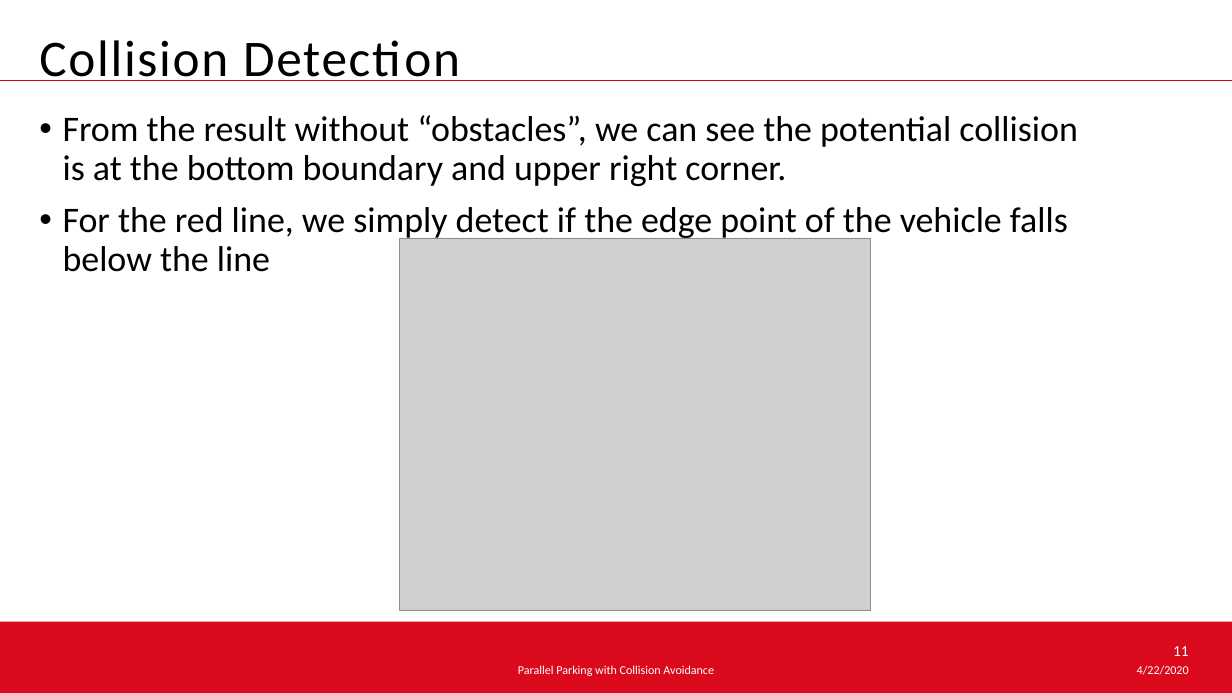
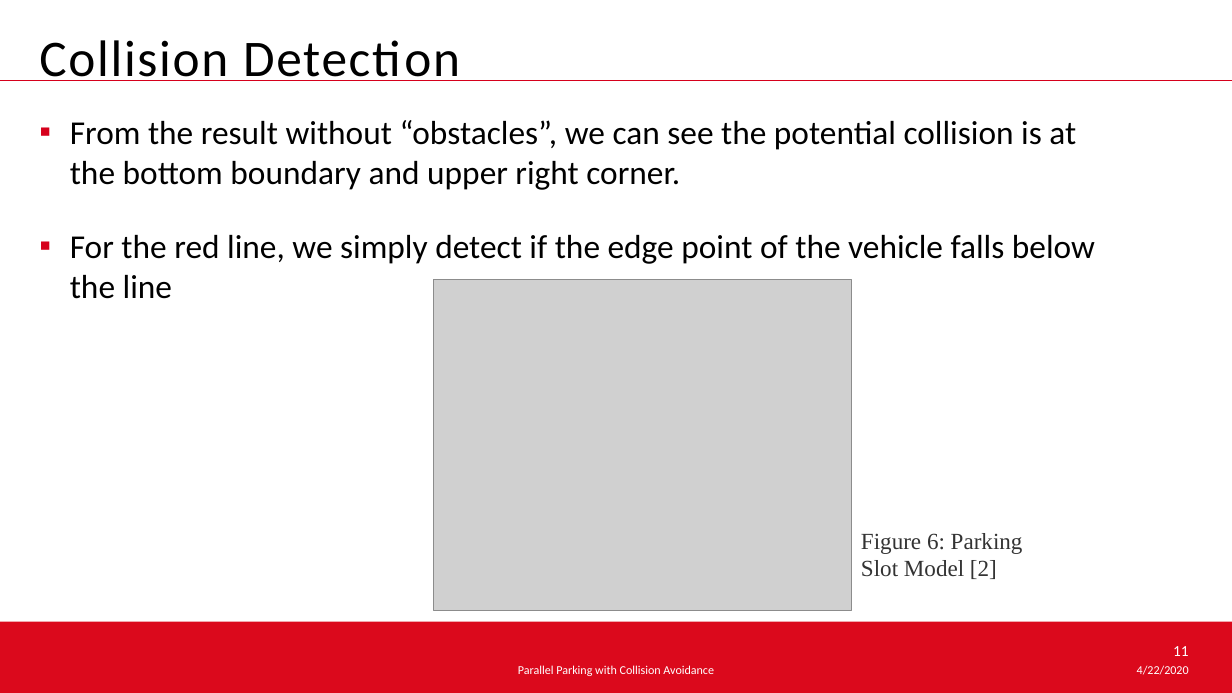
Before and after one commit to hehonglu123/optimal_control, a slide deck: slide 11 of Optimal Control Theory.pptx. Drawn at 1232x693 pixels with LibreOffice and Linux fonts; fonts in the diff are those of the drawing; grey boxes stand for pictures; background and template pictures are left out. Boxes give left, top, right and bottom in pixels: in the first picture for what was removed or moved away, otherwise in the second. Text is boxed around its words. In the diff, an @@ line names an element or a change of style, - is before the commit and + after.

```diff
--- a/Optimal Control Theory.pptx
+++ b/Optimal Control Theory.pptx
@@ text "From the result without “obstacles”, ..." at [70, 120, 1095, 299]: size 28 to 26 pt; bullet • to ▪; list level 1 to 2 in "From the result without “obstacles”, ..."; line spacing 0.9 to 1; list level 1 to 2 in "For the red line, we ..." @@
@@ picture: place and size @@
-picture at [399, 238, 871, 611]
+picture at [433, 280, 852, 611]
@@ text added at [861, 533, 1023, 579], 18 pt, text #333333 @@
+Figure 6: Parking Slot Model [2]
```
Also in this commit, not shown: 5 other slides changed, 3 slides added, 4 slides removed.
